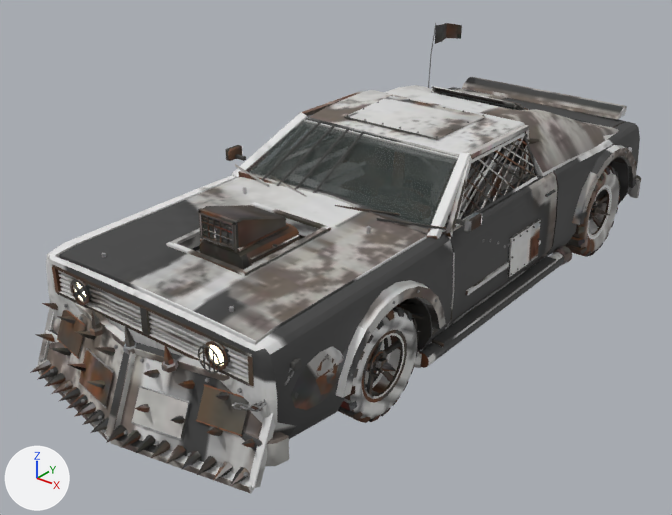
One commit to the glTF model public/models/vehicles/e_muscle.glb: the scene before it, then after it.
One viewpoint serves both versions: a 50 mm lens placed at (3.61, -5.13, 3.33), pointed at (-0.14, -0.44, 0.42). Lighting does not change. The marker at lower left points along +X, +Y and +Z. The first picture is the older version. Where no turn or scale is listed for an object, it has been applied to the vertices. Vertices at exactly the same position are counted once.

Objects in the first picture: 'body_mesh', 'panel_bumper_F', 'panel_door_L', 'panel_hood', 'panel_trunk', 'wheel_FL_rim', 'wheel_FL_tire', 'wheel_RL_rim', 'wheel_RL_tire' and 2 more.
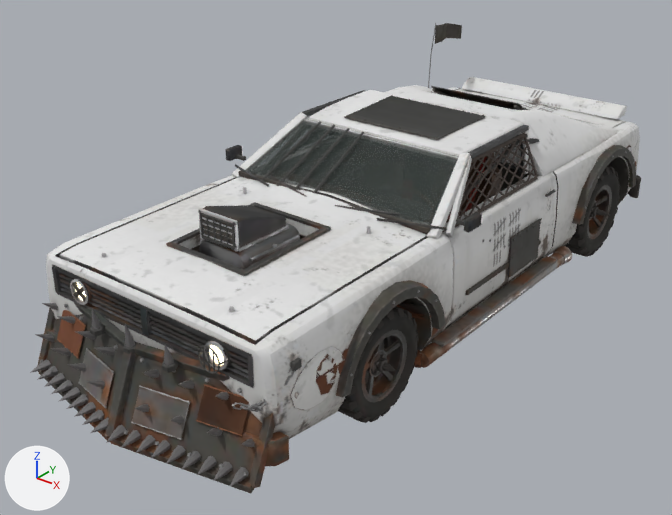
Diff of the bpy script that builds the scene:
```diff
--- a/public/models/vehicles/e_muscle.glb.py
+++ b/public/models/vehicles/e_muscle.glb.py
@@ me_panel_hood @@
 me_panel_hood.from_pydata(...)  # 364 vertices, 688 faces; spans x -0.8..0.8, y -1.56..0.0, z -0.09..0.04
+# me_panel_hood part 1: texture (UV) coordinates of 280 of 688 faces, centred in x -0.8..0.8, y -1.56..0.0, z -0.09..0.03, changed; they spanned u 0.09..0.85, v 0.03..0.92 and now span u 0.06..0.95, v 0.0..0.89
 me_panel_hood.materials.append(mat_paint2)
@@ me_panel_trunk @@
 me_panel_trunk.from_pydata(...)  # 102 vertices, 192 faces; spans x -0.8..0.8, y 0.0..0.42, z -0.45..0.08
+# me_panel_trunk part 2: texture (UV) coordinates of 192 of 192 faces, centred in x -0.8..0.8, y 0.0..0.42, z -0.44..0.08, changed; they spanned u 0.04..0.81, v 0.12..0.88 and now span u 0.16..0.92, v 0.0..0.91
 me_panel_trunk.materials.append(mat_paint2)
@@ me_panel_door_l @@
 me_panel_door_l.from_pydata(...)  # 955 vertices, 1562 faces; spans x -0.23..0.115, y -0.015..1.416, z -0.346..0.659
+# me_panel_door_l part 3: texture (UV) coordinates of 908 of 1562 faces, centred in x -0.23..0.115, y -0.003..1.416, z -0.346..0.657, changed; they spanned u 0.0..0.94, v 0.01..0.95 and now span u 0.0..0.95, v 0.07..0.99
 me_panel_door_l.materials.append(mat_paint)
@@ me_panel_bumper_f @@
 me_panel_bumper_f.from_pydata(...)  # 1683 vertices, 2934 faces; spans x -0.98..0.98, y -0.35..0.2, z -0.25..0.43
+# me_panel_bumper_f part 4: texture (UV) coordinates of 1670 of 2934 faces, centred in x -0.98..0.98, y -0.29..0.17, z -0.25..0.36, changed; they spanned u 0.0..0.92, v 0.0..0.95 and now span u 0.03..0.95, v 0.0..0.99
 me_panel_bumper_f.materials.append(mat_armor)
@@ me_body_mesh @@
 me_body_mesh.from_pydata(...)  # 8409 vertices, 15126 faces; spans x -1.01..1.01, y -2.36..2.48, z 0.12..1.62
+# me_body_mesh part 5: 12420 kept faces spanning x -1.01..1.01, y -2.32..2.47, z 0.12..1.6 get new texture (UV) coordinates
 me_body_mesh.materials.append(mat_paint)
@@ me_body_mesh @@
 me_body_mesh.materials.append(mat_light_head)
-me_body_mesh.materials.append(mat_cloth_dark)
 me_body_mesh.materials.append(mat_light_tail)
@@ me_rim_0_1 @@
 me_rim_0_1.from_pydata(...)  # 590 vertices, 1126 faces; spans x -0.117..0.201, y -0.235..0.235, z -0.235..0.235
+# me_rim_0_1 part 6: texture (UV) coordinates of 1126 of 1126 faces, centred in x -0.116..0.162, y -0.23..0.23, z -0.23..0.23, changed; they spanned u 0.0..0.94, v 0.0..0.93 and now span u 0.0..0.95, v 0.04..0.99
 me_rim_0_1.materials.append(mat_rim)
@@ me_tire_0_1 @@
 me_tire_0_1.from_pydata(...)  # 896 vertices, 1488 faces; spans x -0.135..0.135, y -0.355..0.355, z -0.355..0.355
+# me_tire_0_1 part 7: texture (UV) coordinates of 1488 of 1488 faces, centred in x -0.134..0.134, y -0.353..0.353, z -0.353..0.353, changed; they spanned u 0.0..0.9, v 0.03..0.91 and now span u 0.02..0.92, v 0.13..0.99
 me_tire_0_1.materials.append(mat_rubber_tire)
@@ me_rim_2_1 @@
 me_rim_2_1.from_pydata(...)  # 590 vertices, 1126 faces; spans x -0.147..0.243, y -0.235..0.235, z -0.235..0.235
+# me_rim_2_1 part 8: texture (UV) coordinates of 1126 of 1126 faces, centred in x -0.145..0.191, y -0.23..0.23, z -0.23..0.23, changed; they spanned u 0.0..0.94, v 0.0..0.93 and now span u 0.01..0.95, v 0.0..0.99
 me_rim_2_1.materials.append(mat_rim)
@@ me_tire_2_1 @@
 me_tire_2_1.from_pydata(...)  # 872 vertices, 1456 faces; spans x -0.17..0.17, y -0.375..0.375, z -0.375..0.375
+# me_tire_2_1 part 9: texture (UV) coordinates of 1456 of 1456 faces, centred in x -0.169..0.169, y -0.373..0.373, z -0.373..0.373, changed; they spanned u 0.03..0.91, v 0.02..0.9 and now span u 0.16..0.9, v 0.03..0.99
 me_tire_2_1.materials.append(mat_rubber_tire)
```

Location of each change, (x1, y1, x2, y2) in pixels of the pictures (672 x 515 px):
part 1 of me_panel_hood, surface changed (grey to white)
    both: (59, 177, 427, 345)
part 2 of me_panel_trunk, surface changed (grey to white)
    both: (455, 77, 627, 128)
part 3 of me_panel_door_l, surface changed (black to grey)
    both: (442, 125, 557, 326)
part 4 of me_panel_bumper_f, surface changed
    both: (30, 303, 289, 493)
part 5 of me_body_mesh, surface changed
    both: (46, 23, 640, 439)
part 6 of me_rim_0_1, surface changed
    both: (362, 330, 407, 403)
part 7 of me_tire_0_1, surface changed (grey to black)
    both: (338, 306, 419, 423)
part 8 of me_rim_2_1, surface changed (darker)
    both: (587, 185, 612, 239)
part 9 of me_tire_2_1, surface changed (darker)
    both: (564, 166, 620, 257)
